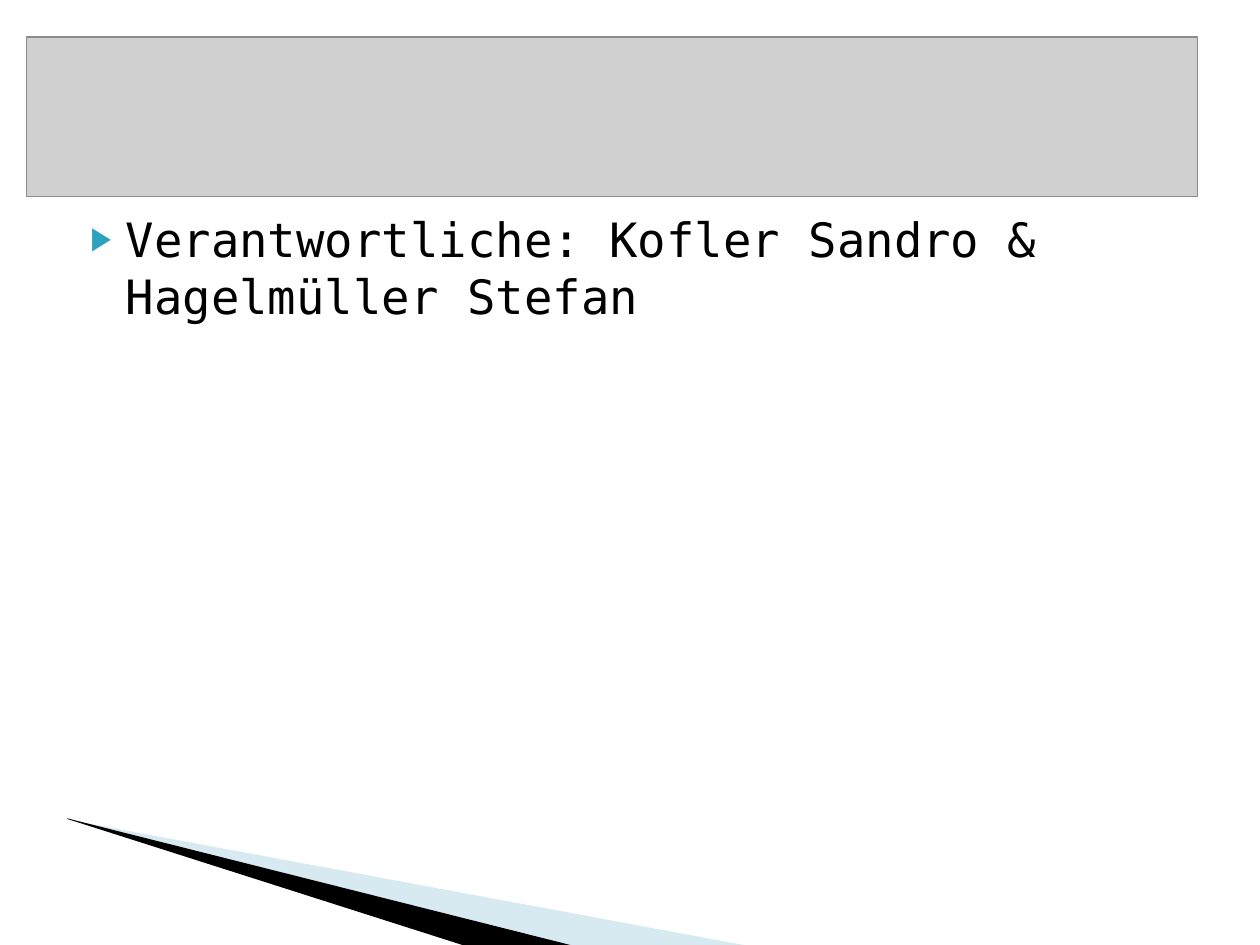
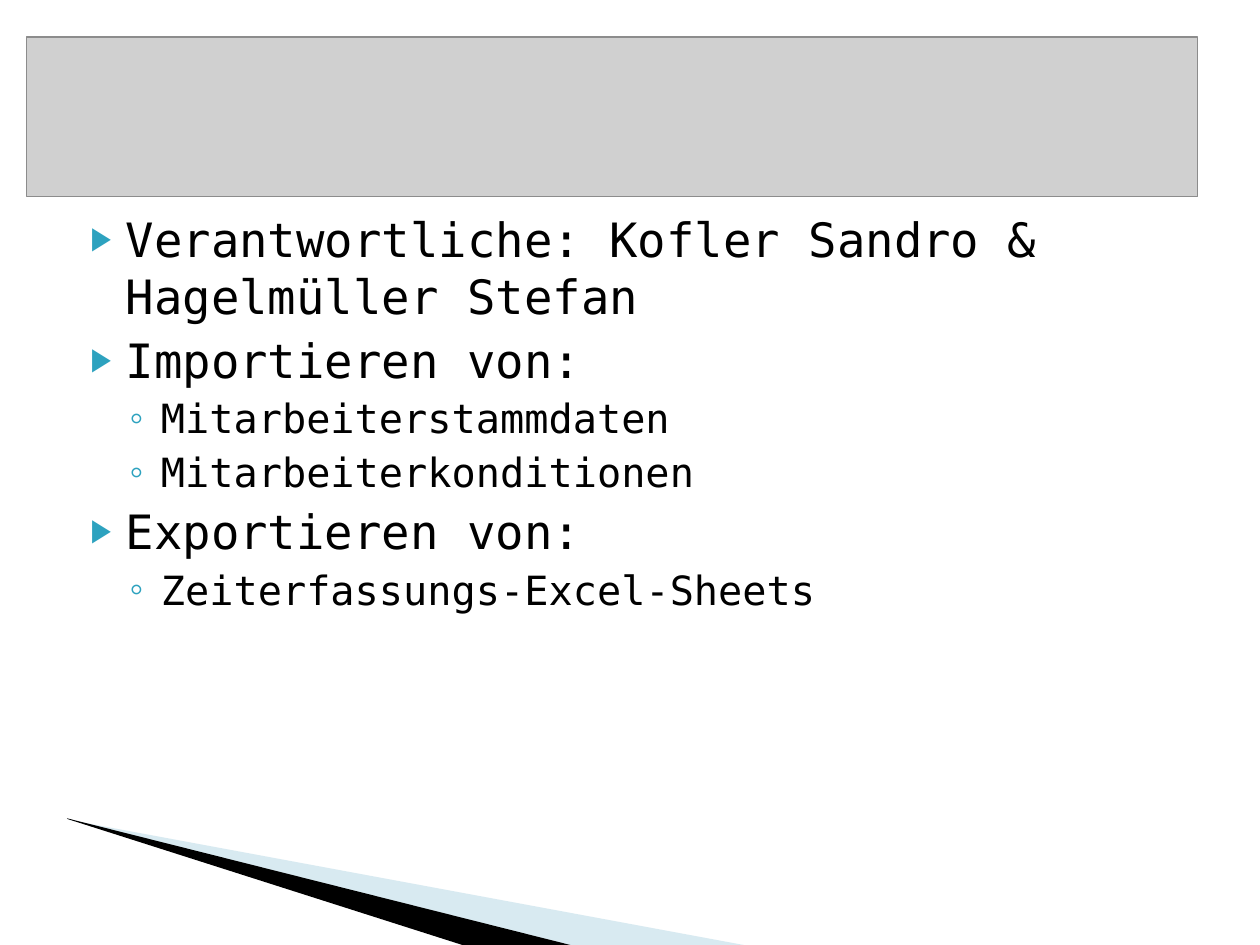
Before and after one commit to BackupTheBerlios/vacecontrolling-svn, a slide deck: slide 16 of docs/Präsentation.ppt (slide 10 before the commit). Drawn at 1260x945 pixels with LibreOffice and Linux fonts; fonts in the diff are those of the drawing; grey boxes stand for pictures; background and template pictures are left out. Boxes give left, top, right and bottom in pixels: in the first picture for what was removed or moved away, otherwise in the second. Text is boxed around its words. In the diff, an @@ line names an element or a change of style, - is before the commit and + after.

```diff
--- a/docs/Präsentation.ppt
+++ b/docs/Präsentation.ppt
@@ text at [126,342,815,614]: paragraphs added @@
+▶ Importieren von:
+  ◦ Mitarbeiterstammdaten
+  ◦ Mitarbeiterkonditionen
+▶ Exportieren von:
+  ◦ Zeiterfassungs-Excel-Sheets
```
Also in this commit, not shown: 6 other slides changed, 12 slides added, 2 slides removed.
